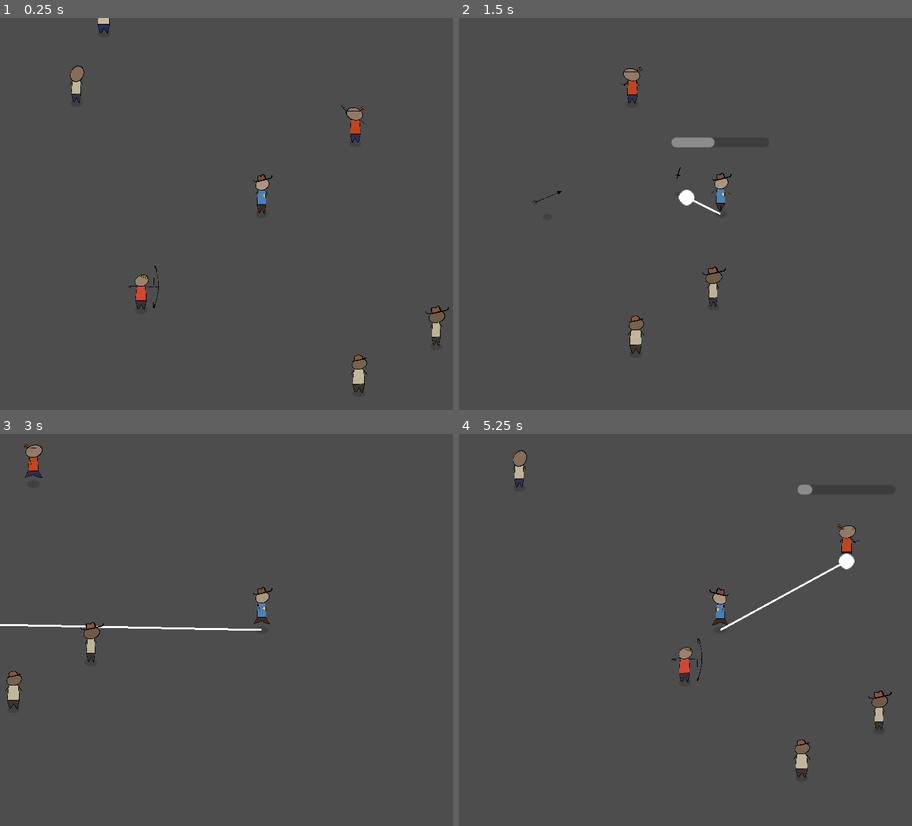
Above: before the commit, frames 1-4 (two rows, left to right).
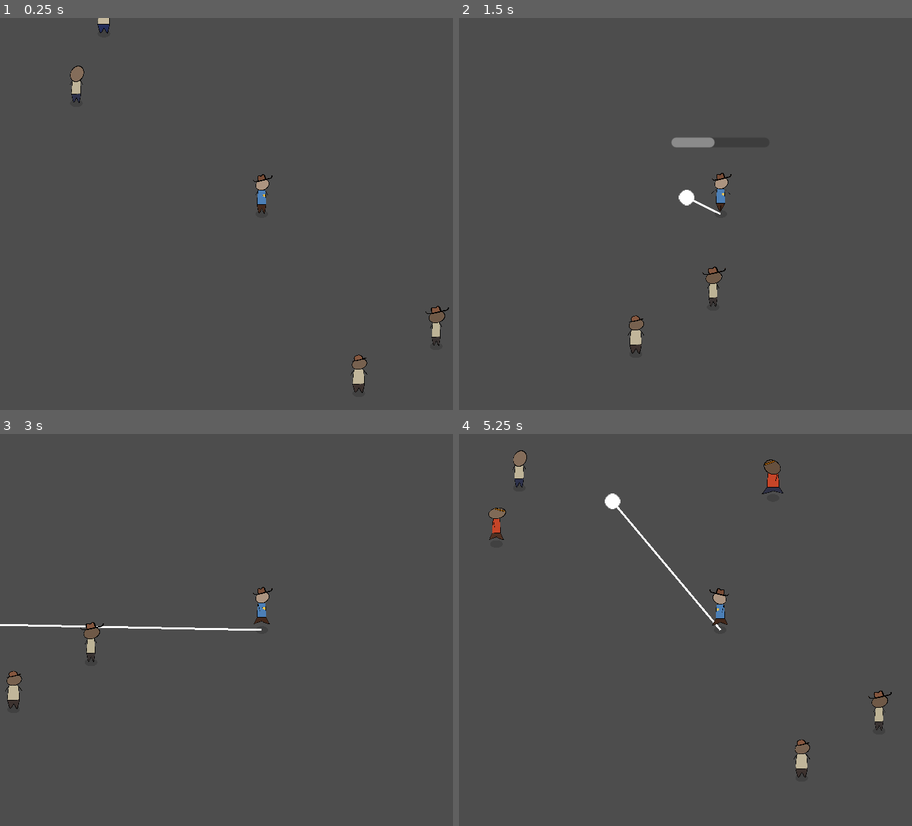
Above: after the commit, the same moments.

Repository: martindzejky/gmtk2025
Game: Godot game, scene res://main.tscn
Same seed, same stepped clock (60 frames per second), same inputs: the game is played once before the commit and once after it.
Inputs (mouse positions are in pixels of both pictures, inside the frame that each line leads up to):
- Up to frame 1 (0.25 s): no input
- Up to frame 2 (1.5 s): tap Enter at 0.5 s; move the mouse to (834, 194) at 0.52 s; hold D (move_right) 0.53-1.28 s; tap Shift (dash) at 0.6 s; move the mouse to (617, 233) at 1.27 s; hold S (move_down) from 1.28 s (still down); click (617, 233) at 1.35 s
- Up to frame 3 (3 s): move the mouse to (312, 543) at 2.02 s; release S (move_down) at 2.03 s; hold D (move_right) 2.03-2.78 s; tap Shift (dash) at 2.1 s; move the mouse to (235, 708) at 2.77 s; hold W (move_up) from 2.78 s (still down); click (235, 708) at 2.85 s
- Up to frame 4 (5.25 s): move the mouse to (875, 688) at 3.52 s; release W (move_up) at 3.53 s; hold A (move_left) 3.53-5.03 s; tap Shift (dash) at 3.6, 5.1 s; move the mouse to (563, 571) at 4.27 s; click (563, 571) at 4.35 s; move the mouse to (744, 630) at 5.02 s; hold S (move_down) from 5.03 s (still down)

The runs differ from the first frame. In frame 1, 0.4% of the frame differs, in the area x 28-81%, y 22-75%; in frame 2, 0.2%; in frame 3, 0.2%; in frame 4, 1.5%, in the area x 6-89%, y 6-64%.

Commit message:
more weapons

Diff:
--- a/main.tscn
+++ b/main.tscn
@@ -8,8 +8,6 @@
 [ext_resource type="Resource" uid="uid://cspiwl2qqobau" path="res://waves/wave_2.tres" id="6_7mycd"]
 [ext_resource type="Resource" uid="uid://d1uha8uiqksby" path="res://waves/wave_3.tres" id="7_272bh"]
 [ext_resource type="PackedScene" uid="uid://celdle61b8mey" path="res://objects/folk.tscn" id="8_5vw27"]
-[ext_resource type="PackedScene" uid="uid://br2pnnu3i2hvh" path="res://objects/ranged_enemy.tscn" id="9_kek77"]
-[ext_resource type="PackedScene" uid="uid://c8fg07divs5ef" path="res://objects/throwing_knife_enemy.tscn" id="10_4c57u"]
 
 [node name="main" type="Node2D"]
 y_sort_enabled = true
@@ -31,9 +29,3 @@
 
 [node name="folk4" parent="." instance=ExtResource("8_5vw27")]
 position = Vector2(-161, -184)
-
-[node name="ranged_enemy" parent="." instance=ExtResource("9_kek77")]
-position = Vector2(-123, 98)
-
-[node name="throwing_knife_enemy" parent="." instance=ExtResource("10_4c57u")]
-position = Vector2(101, -76)
--- a/objects/bow.tscn
+++ b/objects/bow_0.tscn
@@ -1,6 +1,6 @@
 [gd_scene load_steps=2 format=3 uid="uid://djbcew1c0yi1u"]
 
-[ext_resource type="Texture2D" uid="uid://b1x22gx35ubxb" path="res://sprites/bow.png" id="1_45hh1"]
+[ext_resource type="Texture2D" uid="uid://b1x22gx35ubxb" path="res://sprites/bow_0.png" id="1_45hh1"]
 
 [node name="bow" type="Node2D"]
 
--- /dev/null
+++ b/objects/bow_1.tscn
@@ -0,0 +1,9 @@
+[gd_scene load_steps=3 format=3 uid="uid://b8agvaopbjes6"]
+
+[ext_resource type="PackedScene" uid="uid://djbcew1c0yi1u" path="res://objects/bow_0.tscn" id="1_p6rfp"]
+[ext_resource type="Texture2D" uid="uid://crpay6d4yuai8" path="res://sprites/bow_1.png" id="2_jang7"]
+
+[node name="bow" instance=ExtResource("1_p6rfp")]
+
+[node name="sprite" parent="." index="0"]
+texture = ExtResource("2_jang7")
--- a/objects/enemy.tscn
+++ b/objects/enemy.tscn
@@ -1,11 +1,14 @@
-[gd_scene load_steps=10 format=3 uid="uid://r4tfd7m8uo5"]
+[gd_scene load_steps=13 format=3 uid="uid://r4tfd7m8uo5"]
 
 [ext_resource type="Script" uid="uid://fieie7mlojfh" path="res://scripts/enemy.gd" id="1_7jlpp"]
 [ext_resource type="PackedScene" uid="uid://ccv1x3ptc2xx" path="res://objects/melee_strike.tscn" id="2_41oev"]
 [ext_resource type="PackedScene" uid="uid://dr57aya15ff0d" path="res://objects/arrow.tscn" id="3_we7g8"]
 [ext_resource type="PackedScene" uid="uid://bbvqcdrmrrngi" path="res://objects/knife.tscn" id="4_3hb37"]
-[ext_resource type="PackedScene" uid="uid://djbcew1c0yi1u" path="res://objects/bow.tscn" id="5_2ld5k"]
+[ext_resource type="PackedScene" uid="uid://djbcew1c0yi1u" path="res://objects/bow_0.tscn" id="5_2ld5k"]
 [ext_resource type="PackedScene" uid="uid://dur5dy1hc4dca" path="res://objects/dude.tscn" id="5_3hb37"]
+[ext_resource type="PackedScene" uid="uid://bb0ssx5f32lpm" path="res://objects/sword_0.tscn" id="5_migdc"]
+[ext_resource type="PackedScene" uid="uid://vidvvf6jqcx8" path="res://objects/sword_1.tscn" id="6_dkbxi"]
+[ext_resource type="PackedScene" uid="uid://b8agvaopbjes6" path="res://objects/bow_1.tscn" id="6_l24ub"]
 
 [sub_resource type="Gradient" id="Gradient_we7g8"]
 colors = PackedColorArray(0.856869, 0.279472, 0.265211, 1, 0.701292, 0.259397, 0.058602, 1)
@@ -27,8 +30,8 @@
 min_ranged_attack_distance = 140.0
 max_ranged_attack_distance = 180.0
 projectile_object = ExtResource("3_we7g8")
-melee_weapons = Array[PackedScene]([ExtResource("4_3hb37")])
-ranged_weapons = Array[PackedScene]([ExtResource("5_2ld5k")])
+melee_weapons = Array[PackedScene]([ExtResource("4_3hb37"), ExtResource("5_migdc"), ExtResource("6_dkbxi")])
+ranged_weapons = Array[PackedScene]([ExtResource("5_2ld5k"), ExtResource("6_l24ub")])
 melee_cooldown_timer = NodePath("melee_cooldown")
 shoot_cooldown_timer = NodePath("shoot_cooldown")
 nearby_area = NodePath("nearby_area")
--- /dev/null
+++ b/objects/sword_0.tscn
@@ -0,0 +1,10 @@
+[gd_scene load_steps=3 format=3 uid="uid://bb0ssx5f32lpm"]
+
+[ext_resource type="PackedScene" uid="uid://bbvqcdrmrrngi" path="res://objects/knife.tscn" id="1_hxhj1"]
+[ext_resource type="Texture2D" uid="uid://bpuld250r7xka" path="res://sprites/sword_0.png" id="2_lk2vp"]
+
+[node name="sword" instance=ExtResource("1_hxhj1")]
+
+[node name="sprite" parent="." index="0"]
+position = Vector2(0, -3.80355)
+texture = ExtResource("2_lk2vp")
--- /dev/null
+++ b/objects/sword_1.tscn
@@ -0,0 +1,10 @@
+[gd_scene load_steps=3 format=3 uid="uid://vidvvf6jqcx8"]
+
+[ext_resource type="PackedScene" uid="uid://bbvqcdrmrrngi" path="res://objects/knife.tscn" id="1_tcxht"]
+[ext_resource type="Texture2D" uid="uid://d0bqsmkndw60o" path="res://sprites/sword_1.png" id="2_b5j5x"]
+
+[node name="sword" instance=ExtResource("1_tcxht")]
+
+[node name="sprite" parent="." index="0"]
+position = Vector2(0, -3.86702)
+texture = ExtResource("2_b5j5x")
--- a/objects/throwing_knife_enemy.tscn
+++ b/objects/throwing_knife_enemy.tscn
@@ -1,7 +1,8 @@
-[gd_scene load_steps=3 format=3 uid="uid://c8fg07divs5ef"]
+[gd_scene load_steps=4 format=3 uid="uid://c8fg07divs5ef"]
 
 [ext_resource type="PackedScene" uid="uid://br2pnnu3i2hvh" path="res://objects/ranged_enemy.tscn" id="1_rr8aq"]
 [ext_resource type="PackedScene" uid="uid://cfm04ntunurdu" path="res://objects/throwing_knife.tscn" id="2_kp6sq"]
+[ext_resource type="PackedScene" uid="uid://bbvqcdrmrrngi" path="res://objects/knife.tscn" id="3_mxxnb"]
 
 [node name="throwing_knife_enemy" instance=ExtResource("1_rr8aq")]
 move_speed = 35.0
@@ -9,5 +10,6 @@
 min_ranged_attack_distance = 80.0
 max_ranged_attack_distance = 120.0
 projectile_object = ExtResource("2_kp6sq")
+melee_weapons = Array[PackedScene]([ExtResource("3_mxxnb")])
 ranged_weapons = Array[PackedScene]([])
 ranged_weapon_attack_animation = "melee"
--- a/waves/wave_1.tres
+++ b/waves/wave_1.tres
@@ -3,18 +3,18 @@
 [ext_resource type="Script" uid="uid://cpie7uioixb8s" path="res://scripts/wave_chance_pair.gd" id="1_wigcn"]
 [ext_resource type="PackedScene" uid="uid://6x8fg57qy4w7" path="res://objects/melee_enemy.tscn" id="2_6hvfg"]
 [ext_resource type="Script" uid="uid://dmo2rhel62y5f" path="res://scripts/spawn_wave.gd" id="2_o1538"]
-[ext_resource type="PackedScene" uid="uid://br2pnnu3i2hvh" path="res://objects/ranged_enemy.tscn" id="3_4whd3"]
+[ext_resource type="PackedScene" uid="uid://c8fg07divs5ef" path="res://objects/throwing_knife_enemy.tscn" id="3_6hvfg"]
 
 [sub_resource type="Resource" id="Resource_8uxfj"]
 script = ExtResource("1_wigcn")
-chance = 3
+chance = 2
 enemy = ExtResource("2_6hvfg")
 metadata/_custom_type_script = "uid://cpie7uioixb8s"
 
 [sub_resource type="Resource" id="Resource_orvvn"]
 script = ExtResource("1_wigcn")
 chance = 1
-enemy = ExtResource("3_4whd3")
+enemy = ExtResource("3_6hvfg")
 metadata/_custom_type_script = "uid://cpie7uioixb8s"
 
 [resource]
Not shown: 1 places in main.tscn that only renumber resources
Renamed: sprites/bow.png -> sprites/bow_0.png
Not shown, added: sprites/bow_0.png.import
Binary file added: sprites/bow_1.png
Not shown, changed: sprites/bow_1.png.import
Binary file added: sprites/sword_0.png
Not shown, added: sprites/sword_0.png.import
Binary file added: sprites/sword_1.png
Not shown, added: sprites/sword_1.png.import
